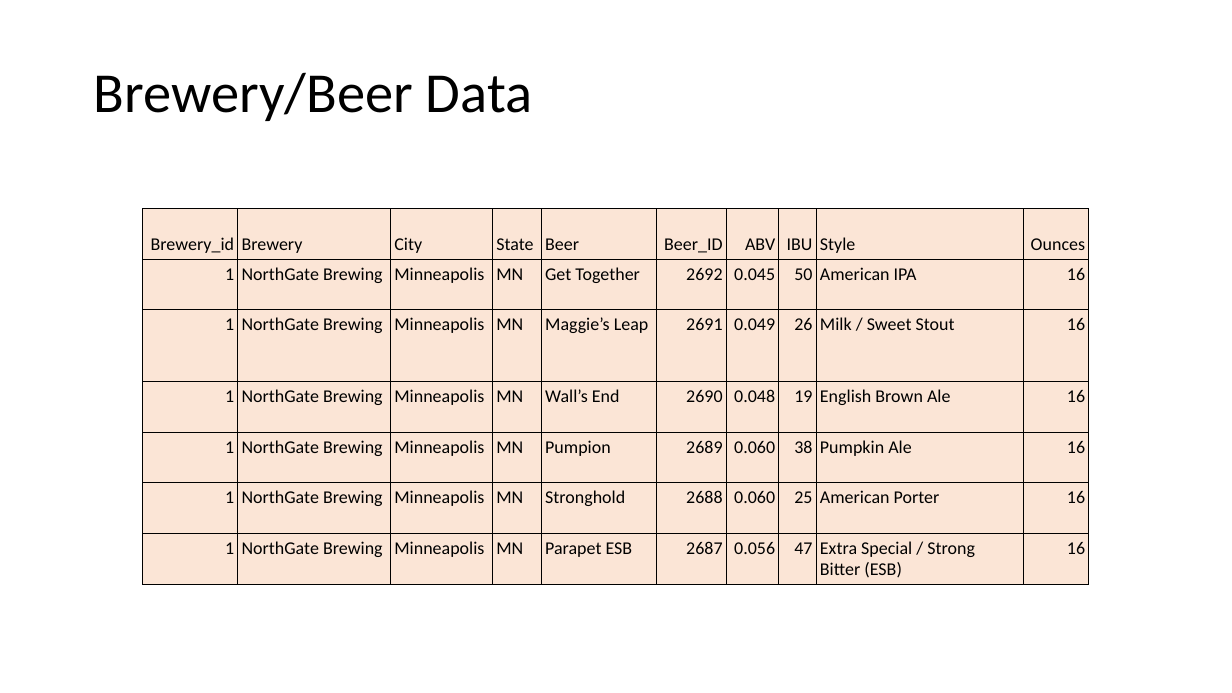
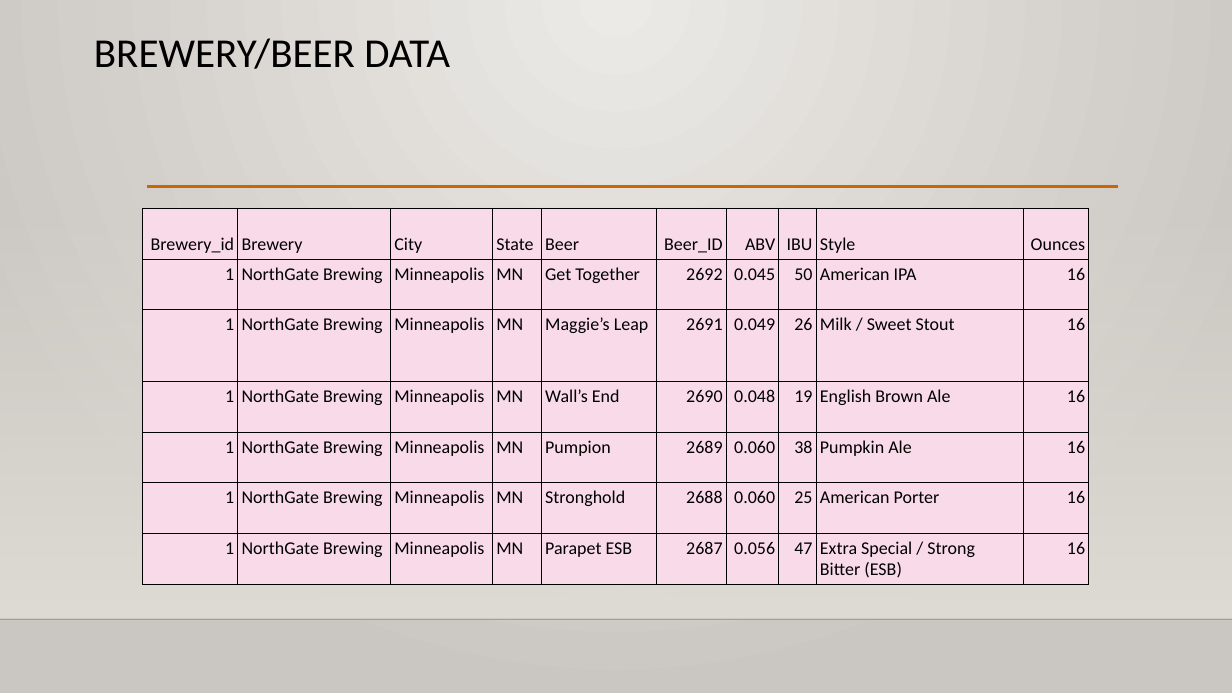
Before and after one commit to sjohnson1039/CaseStudy_01, a slide deck: slide 6 of CaseStudy_01.pptx (slide 5 before the commit). Drawn at 1232x693 pixels with LibreOffice and Linux fonts; fonts in the diff are those of the drawing; background and template pictures are left out. Boxes give left, top, right and bottom in pixels: in the first picture for what was removed or moved away, otherwise in the second. Text is boxed around its words. In the diff, an @@ line names an element or a change of style, - is before the commit and + after.

```diff
--- a/CaseStudy_01.pptx
+++ b/CaseStudy_01.pptx
@@ background #FFFFFF to gradient #ECEAE7 to #CAC7C1 @@
@@ title "BREWERY/BEER DATA" at (94, 38, 450, 69): vertical alignment middle to top @@
@@ title at (94, 38, 450, 69): text changed; size 44 to 32 pt @@
-Brewery/Beer Data
+BREWERY/BEER DATA
@@ rectangle added at (0, 204, 1232, 619), fill gradient #DFDBD5 @@
@@ table at (143, 209, 1089, 584) @@
@@ fill #FBE5D6 to #F8DAE8 in 70 cells @@
@@ line added from (147, 187) to (1118, 187), #CC6600 2.5 pt @@
@@ line added from (0, 619) to (1232, 619), #000001 1 pt @@
```
Also in this commit, not shown: 7 other slides changed, 3 slides added.
